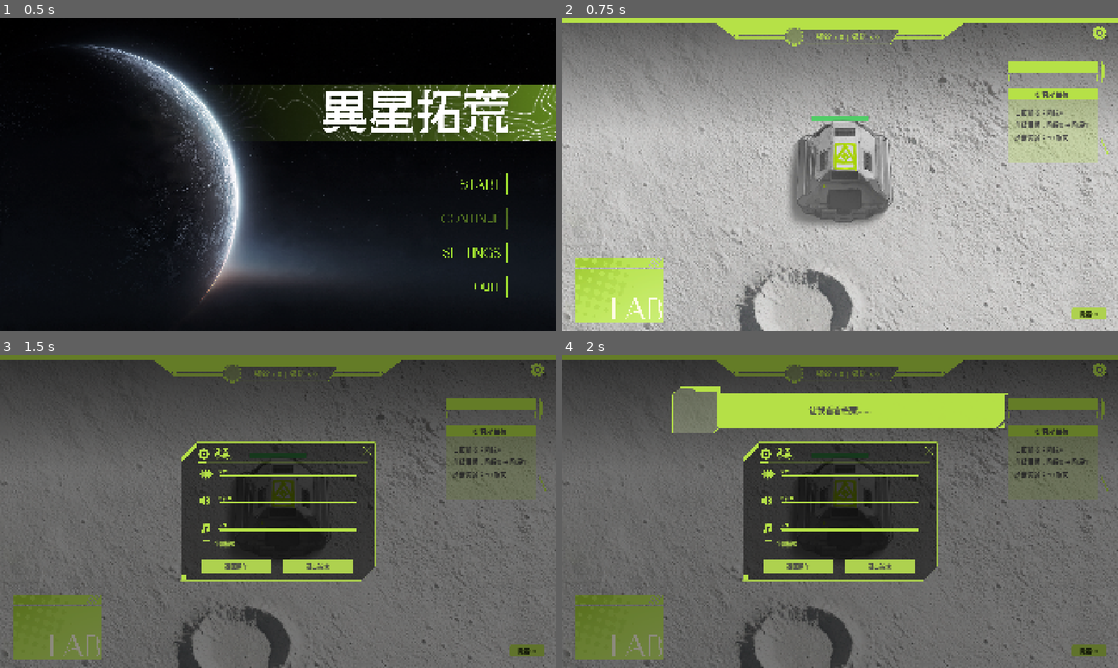
Above: before the commit, frames 1-4 (two rows, left to right).
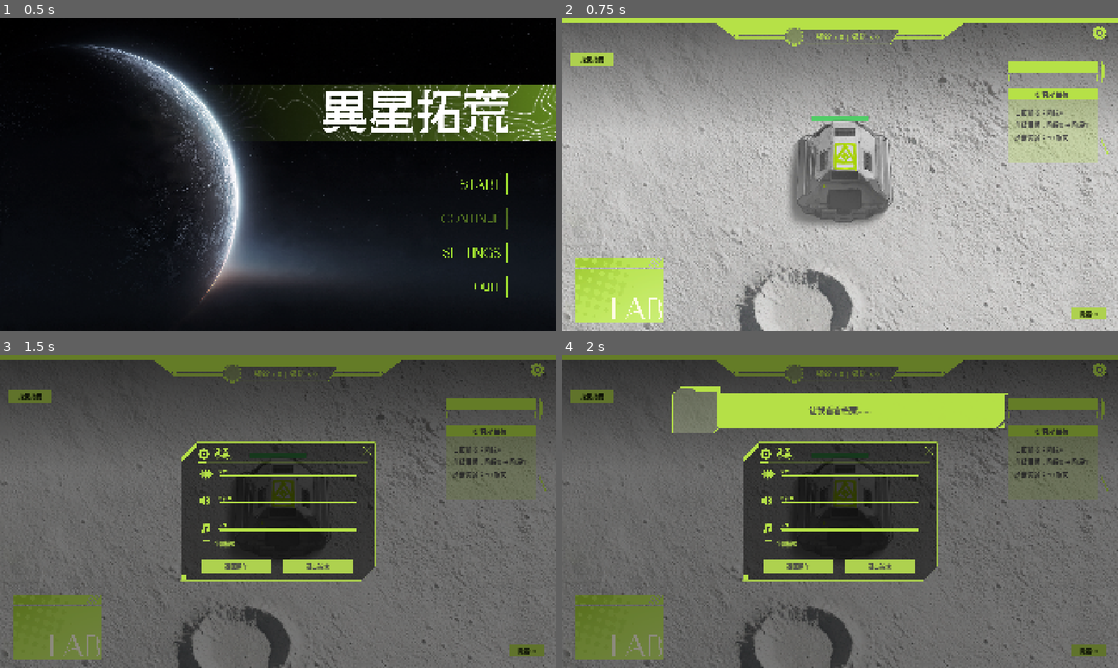
Above: after the commit, the same moments.

Repository: Relieur/David
Game: Godot game, scene res://scene/start.tscn
Two runs of this game, one before a commit and one after it. Both use one fixed random seed, a clock stepped at 60 frames per second and the inputs below.
Inputs (mouse positions are in pixels of both pictures, inside the frame that each line leads up to):
- Up to frame 1 (0.5 s): no input
- Up to frame 2 (0.75 s): click (990, 183) at 0.5 s
- Up to frame 3 (1.5 s): click (539, 370) at 1.25 s
- Up to frame 4 (2 s): no input

Frame 1 is identical in both runs. In frame 2, 0.3% of the frame differs, in the area x 1-98%, y 11-97%; in frame 3, 0.3%; in frame 4, 0.3%.

Commit message:
补丁3
造机器人要的资源数量涨的太快
炉子烧的太慢——矿堆积
炉子温度低时加一个明显的提示 （比方说加个绿色的大圈）
资源足够升级资源点的时候换一个状态
升满级的时候加一个状态
esc打开设置
按键的新手教程，可以放在主界面侧面，字体颜色#494948
添加效果：机器人挖矿完成后，矿物从矿点中飞出进入机器人
添加开始界面跟游戏主界面的bgm

Diff:
--- a/GameManager.gd
+++ b/GameManager.gd
@@ -13,6 +13,8 @@
 const SFX_DROP := preload("res://sfx/drop.mp3")
 const SFX_AMBIENT := preload("res://sfx/ambient.wav")
 const SFX_STOVE := preload("res://sfx/stove_work_sound.wav")
+const BGM_START := preload("res://sfx/start_bgm.wav")   # 开始界面背景音乐
+const BGM_GAME := preload("res://sfx/game_bgm.mp3")     # 游戏界面背景音乐
 
 const SILENT_DB := -80.0                         # 视为静音的音量（db），fade 起止点
 const SFX_FADE_IN := 0.04                        # 一次性音效渐入时长（秒）
@@ -32,6 +34,8 @@
 var _sfx2d_players: Array[AudioStreamPlayer2D] = []  # 2D 采矿音效播放器池（带距离衰减）
 var _ambient_player: AudioStreamPlayer = null     # 环境音（全局循环）
 var _ambient_db: float = -2.0
+var _bgm_player: AudioStreamPlayer = null         # 背景音乐（开始界面 / 游戏界面各一首）
+var _bgm_db: float = -6.0
 var _stove_player: AudioStreamPlayer = null       # 炉火声（任一炉燃烧时循环）
 var _stove_db: float = -12.0
 var _burning_furnaces: int = 0                    # 正在燃烧的炉子计数
@@ -80,6 +84,10 @@
 	_stove_player.volume_db = SILENT_DB
 	add_child(_stove_player)
 
+	_bgm_player = AudioStreamPlayer.new()
+	_bgm_player.volume_db = SILENT_DB
+	add_child(_bgm_player)
+
 
 # ==================== 音量控制 ====================
 # 把 0~1 的音量换算成 db 偏移：1.0 → 0dB，0.0 → 静音
@@ -97,6 +105,11 @@
 # 其他声音（炉火）当前目标音量
 func _stove_target_db() -> float:
 	return _stove_db + _vol_offset_db(_sfx_volume * _master_volume)
+
+
+# 背景音乐当前目标音量（受「音乐」与「总音量」滑块控制）
+func _bgm_target_db() -> float:
+	return _bgm_db + _vol_offset_db(_ambient_volume * _master_volume)
 
 
 # 设置总音量（0~1），同时缩放环境音与其他声音，立即平滑过渡
@@ -106,6 +119,8 @@
 		_fade_to(_ambient_player, _ambient_target_db(), 0.15)
 	if _stove_player != null and _stove_player.playing:
 		_fade_to(_stove_player, _stove_target_db(), 0.15)
+	if _bgm_player != null and _bgm_player.playing:
+		_fade_to(_bgm_player, _bgm_target_db(), 0.15)
 
 
 func get_master_volume() -> float:
@@ -117,6 +132,8 @@
 	_ambient_volume = clampf(vol, 0.0, 1.0)
 	if _ambient_player != null and _ambient_player.playing:
 		_fade_to(_ambient_player, _ambient_target_db(), 0.15)
+	if _bgm_player != null and _bgm_player.playing:
+		_fade_to(_bgm_player, _bgm_target_db(), 0.15)
 
 
 # 设置其他声音音量（0~1），炉火声立即平滑过渡，一次性音效在下次播放时生效
@@ -284,6 +301,32 @@
 	add_child(p)
 	_sfx2d_players.append(p)
 	return p
+
+
+# ==================== 背景音乐 ====================
+# 切换到指定背景音乐（同一首正在播则不重播）：淡入播放，受「音乐」与「总音量」控制
+func play_bgm(stream: AudioStream) -> void:
+	if stream == null or _bgm_player == null:
+		return
+	if _bgm_player.stream == stream and _bgm_player.playing:
+		return
+	_enable_loop(stream)
+	_bgm_player.stop()
+	_bgm_player.stream = stream
+	_bgm_player.volume_db = SILENT_DB
+	_bgm_player.play()
+	_fade_to(_bgm_player, _bgm_target_db(), AMBIENT_FADE)
+
+
+# 让 BGM 循环播放（WAV 与 MP3 的循环参数不同）
+func _enable_loop(stream: AudioStream) -> void:
+	if stream is AudioStreamWAV:
+		var wav := stream as AudioStreamWAV
+		wav.loop_mode = AudioStreamWAV.LOOP_FORWARD
+		wav.loop_begin = 0
+		wav.loop_end = int(wav.get_length() * float(wav.mix_rate))
+	elif stream is AudioStreamMP3:
+		(stream as AudioStreamMP3).loop = true
 
 
 # ==================== 环境音 ====================
--- a/scene/hud_ui.tscn
+++ b/scene/hud_ui.tscn
@@ -36,10 +36,18 @@
 
 [sub_resource type="StyleBoxFlat" id="SBF_hideui"]
 bg_color = Color(0.682353, 0.819608, 0.309804, 1)
-corner_radius_top_left = 8
-corner_radius_top_right = 8
-corner_radius_bottom_right = 8
-corner_radius_bottom_left = 8
+
+[sub_resource type="StyleBoxFlat" id="SBF_guide"]
+bg_color = Color(0.05, 0.06, 0.03, 0.95)
+border_width_left = 2
+border_width_top = 2
+border_width_right = 2
+border_width_bottom = 2
+border_color = Color(0.682353, 0.819608, 0.309804, 0.9)
+corner_radius_top_left = 10
+corner_radius_top_right = 10
+corner_radius_bottom_right = 10
+corner_radius_bottom_left = 10
 
 [sub_resource type="AtlasTexture" id="AT_sfx_icon"]
 atlas = ExtResource("13_labsfx")
@@ -289,6 +297,20 @@
 theme_override_styles/hover = SubResource("SBF_hideui")
 theme_override_styles/focus = SubResource("SBF_hideui")
 text = "隐藏UI"
+
+[node name="KeyGuideButton" type="Button" parent="." unique_id=903311482]
+layout_mode = 1
+offset_left = 30.0
+offset_top = 120.0
+offset_right = 180.0
+offset_bottom = 164.0
+theme_override_colors/font_color = Color(0.05, 0.07, 0.02, 1)
+theme_override_font_sizes/font_size = 20
+theme_override_styles/normal = SubResource("SBF_hideui")
+theme_override_styles/pressed = SubResource("SBF_hideui")
+theme_override_styles/hover = SubResource("SBF_hideui")
+theme_override_styles/focus = SubResource("SBF_hideui")
+text = "按键指南"
 
 [node name="SettingsRoot" type="Control" parent="." unique_id=1940249801]
 visible = false
--- a/script/hud_ui.gd
+++ b/script/hud_ui.gd
@@ -17,6 +17,7 @@
 @onready var _stage_progress: TextureProgressBar = $StageProgress/Fill
 @onready var _gear_button: TextureButton = $GearButton
 @onready var _hide_ui_button: Button = $HideUIButton
+@onready var _key_guide_button: Button = $KeyGuideButton
 @onready var _sustain_hint: TextureRect = $SustainHint
 @onready var _sustain_hint_label: Label = $SustainHint/Label
 @onready var _sfx_slider: HSlider = $SettingsRoot/BG/SfxSlider
@@ -27,6 +28,25 @@
 var _res_cache: Dictionary = {}    # item_type -> 上次显示的数值
 var _gear_tween: Tween
 var _ui_hidden: bool = false
+
+# ==================== 按键指南 ====================
+const KEY_GUIDE_ROWS := [
+	["W / A / S / D", "移动镜头"],
+	["空格", "镜头回到初始位置"],
+	["鼠标中键拖动", "平移地图"],
+	["鼠标滚轮", "缩放地图"],
+	["鼠标左键 · 机器人", "选中机器人"],
+	["鼠标左键 · 矿点", "已选中机器人时派它去挖矿；未选中时手动挖一块"],
+	["鼠标左键 · 精炼炉", "已选中机器人时派它去该炉卸货；未选中时鼓风加温"],
+	["鼠标左键 · 掉落物", "让掉落物自动飞回精炼炉"],
+	["鼠标右键", "取消选中机器人"],
+	["TAB", "打开 / 关闭研究所"],
+	["ESC", "打开 / 关闭设置（研究所打开时先关闭研究所）"],
+	["R", "隐藏 / 显示界面"],
+]
+const KEY_GUIDE_COLOR := Color(0.682353, 0.819608, 0.309804)      # 荧光绿：按键名
+const KEY_GUIDE_TEXT_COLOR := Color(0.86, 0.89, 0.80)            # 浅色：说明文字
+var _key_guide_root: Control = null
 
 # ==================== 上方提示框（队列播放，提示之间不互相抵消） ====================
 const SUSTAIN_DURABILITY_THRESHOLD := 0.30   # 耐久低于 30% 触发
@@ -53,6 +73,8 @@
 	$SettingsRoot/BG/QuitButton.pressed.connect(_on_quit_pressed)
 	$SettingsRoot/BG/QuitButton2.pressed.connect(_on_menu_pressed)
 	$HideUIButton.pressed.connect(_toggle_hide_ui)
+	$KeyGuideButton.pressed.connect(_toggle_key_guide)
+	_build_key_guide()
 	# 音量滑块：实时生效 + 填充条跟随
 	for slider: HSlider in [_sfx_slider, _master_slider, _music_slider]:
 		slider.value_changed.connect(func(v: float) -> void: _update_fill(slider, v))
@@ -82,6 +104,7 @@
 		$StageProgress,
 		$LabButton,
 		$GearButton,
+		$KeyGuideButton,
 	]
 
 
@@ -90,8 +113,24 @@
 		if event.keycode == KEY_R:
 			_toggle_hide_ui()
 			get_viewport().set_input_as_handled()
-		elif event.keycode == KEY_ESCAPE and _settings_root.visible:
-			_close_settings()
+		elif event.keycode == KEY_ESCAPE:
+			# 已被其它面板（如研究所）处理过就不再响应
+			if get_viewport().is_input_handled():
+				return
+			# 研究所打开时 ESC 交给它关闭，不抢事件
+			var lab := get_node_or_null("../ResearchLabUI")
+			if lab != null and lab.visible:
+				return
+			# 按键指南打开时优先关闭它
+			if _key_guide_root != null and _key_guide_root.visible:
+				_close_key_guide()
+				get_viewport().set_input_as_handled()
+				return
+			# ESC：设置面板已开则关闭，否则打开
+			if _settings_root.visible:
+				_close_settings()
+			else:
+				_toggle_settings()
 			get_viewport().set_input_as_handled()
 
 
@@ -263,9 +302,128 @@
 	return "、".join(parts)
 
 
+# ==================== 按键指南 ====================
+func _toggle_key_guide() -> void:
+	if _key_guide_root == null:
+		return
+	_key_guide_root.visible = not _key_guide_root.visible
+	if _key_guide_root.visible:
+		_settings_root.visible = false
+
+
+func _close_key_guide() -> void:
+	if _key_guide_root != null:
+		_key_guide_root.visible = false
+
+
+# 构建按键指南弹窗（按键列表改 KEY_GUIDE_ROWS 即可）
+func _build_key_guide() -> void:
+	_key_guide_root = Control.new()
+	_key_guide_root.visible = false
+	_key_guide_root.set_anchors_preset(Control.PRESET_FULL_RECT)
+	_key_guide_root.mouse_filter = Control.MOUSE_FILTER_IGNORE
+	add_child(_key_guide_root)
+
+	# 半透明遮罩：拦截背后点击，点击遮罩也可关闭
+	var dim := ColorRect.new()
+	dim.color = Color(0, 0, 0, 0.55)
+	dim.set_anchors_preset(Control.PRESET_FULL_RECT)
+	dim.mouse_filter = Control.MOUSE_FILTER_STOP
+	dim.gui_input.connect(_on_key_guide_dim_input)
+	_key_guide_root.add_child(dim)
+
+	# 居中面板
+	var panel := Panel.new()
+	panel.anchor_left = 0.5
+	panel.anchor_top = 0.5
+	panel.anchor_right = 0.5
+	panel.anchor_bottom = 0.5
+	panel.offset_left = -500.0
+	panel.offset_top = -330.0
+	panel.offset_right = 500.0
+	panel.offset_bottom = 330.0
+	panel.mouse_filter = Control.MOUSE_FILTER_STOP
+	var style := StyleBoxFlat.new()
+	style.bg_color = Color(0.05, 0.06, 0.03, 0.95)
+	style.border_color = Color(KEY_GUIDE_COLOR, 0.9)
+	style.set_border_width_all(2)
+	style.set_corner_radius_all(10)
+	panel.add_theme_stylebox_override("panel", style)
+	_key_guide_root.add_child(panel)
+
+	var title := Label.new()
+	title.text = "按键指南"
+	title.anchor_right = 1.0
+	title.offset_top = 18.0
+	title.offset_bottom = 62.0
+	title.add_theme_font_size_override("font_size", 30)
+	title.add_theme_color_override("font_color", KEY_GUIDE_COLOR)
+	title.horizontal_alignment = HORIZONTAL_ALIGNMENT_CENTER
+	title.mouse_filter = Control.MOUSE_FILTER_IGNORE
+	panel.add_child(title)
+
+	# 关闭按钮
+	var close_btn := TextureButton.new()
+	close_btn.texture_normal = load("res://art/SettingsPanel/UI_Btn_Close.png")
+	close_btn.ignore_texture_size = true
+	close_btn.stretch_mode = TextureButton.STRETCH_SCALE
+	close_btn.anchor_left = 1.0
+	close_btn.anchor_right = 1.0
+	close_btn.offset_left = -60.0
+	close_btn.offset_top = 14.0
+	close_btn.offset_right = -20.0
+	close_btn.offset_bottom = 54.0
+	close_btn.pressed.connect(_close_key_guide)
+	panel.add_child(close_btn)
+
+	# 按键行
+	var rows := VBoxContainer.new()
+	rows.anchor_right = 1.0
+	rows.anchor_bottom = 1.0
+	rows.offset_left = 46.0
+	rows.offset_top = 84.0
+	rows.offset_right = -46.0
+	rows.offset_bottom = -28.0
+	rows.add_theme_constant_override("separation", 10)
+	rows.mouse_filter = Control.MOUSE_FILTER_IGNORE
+	panel.add_child(rows)
+
+	for row_data in KEY_GUIDE_ROWS:
+		var row := HBoxContainer.new()
+		row.add_theme_constant_override("separation", 24)
+		row.mouse_filter = Control.MOUSE_FILTER_IGNORE
+
+		var key_label := Label.new()
+		key_label.text = String(row_data[0])
+		key_label.custom_minimum_size = Vector2(250.0, 0.0)
+		key_label.add_theme_font_size_override("font_size", 22)
+		key_label.add_theme_color_override("font_color", KEY_GUIDE_COLOR)
+		key_label.mouse_filter = Control.MOUSE_FILTER_IGNORE
+		row.add_child(key_label)
+
+		var desc := Label.new()
+		desc.text = String(row_data[1])
+		desc.size_flags_horizontal = Control.SIZE_EXPAND_FILL
+		desc.add_theme_font_size_override("font_size", 21)
+		desc.add_theme_color_override("font_color", KEY_GUIDE_TEXT_COLOR)
+		desc.autowrap_mode = TextServer.AUTOWRAP_WORD_SMART
+		desc.mouse_filter = Control.MOUSE_FILTER_IGNORE
+		row.add_child(desc)
+
+		rows.add_child(row)
+
+
+func _on_key_guide_dim_input(event: InputEvent) -> void:
+	if event is InputEventMouseButton and event.pressed and event.button_index == MOUSE_BUTTON_LEFT:
+		_close_key_guide()
+		get_viewport().set_input_as_handled()
+
+
 # ==================== 设置面板 ====================
 func _toggle_settings() -> void:
 	_settings_root.visible = not _settings_root.visible
+	if _settings_root.visible:
+		_close_key_guide()
 
 
 func _on_sfx_volume_changed(value: float) -> void:
@@ -299,9 +457,10 @@
 	_ui_hidden = not _ui_hidden
 	for el in _hud_elements:
 		el.visible = not _ui_hidden
-	# 隐藏时同时收起设置面板，避免残留半透明遮罩
+	# 隐藏时同时收起设置 / 按键指南面板，避免残留半透明遮罩
 	if _ui_hidden:
 		_settings_root.visible = false
+		_close_key_guide()
 		_hide_ui_button.text = "显示UI"
 	else:
 		_hide_ui_button.text = "隐藏UI"
--- a/script/intro_dialogue.gd
+++ b/script/intro_dialogue.gd
@@ -16,6 +16,7 @@
 	"你需要亲自去挖那些矿（鼠标连续点击）",
 	"并投进炉子里（点击掉落物）",
 	"先收集五个矿吧",
+	"不明白可以点击左上角按钮查看按键指南",
 ]
 
 ## 烧出 5 个铜锭后播放的引导
--- a/script/refining_furnace.gd
+++ b/script/refining_furnace.gd
@@ -31,6 +31,7 @@
 const FAN_COOLDOWN := 0.35         # 鼓风冷却（秒），防连点瞬满
 const HEAT_MIN_EFFICIENCY := 0.4   # 炉温归零时的最低烧制效率（不至于完全停摆）
 const HEAT_WARN_RATIO := 0.3       # 低于这个比例时炉温条变红并提示鼓风
+const WARN_RING_COLOR := Color(0.682353, 0.819608, 0.309804)  # 低炉温提示光圈 #aed14f
 
 @onready var collision_shape_2d: CollisionShape2D = $CollisionShape2D
 @onready var sprite_2d: Sprite2D = $Sprite2D
@@ -46,6 +47,7 @@
 var _burning: bool = false           # 本炉是否正在燃烧（用于炉火音效的启停判断）
 var _heat: float = HEAT_MAX          # 当前炉温（0~100）
 var _fan_cooldown: float = 0.0       # 鼓风冷却计时
+var _warn_pulse: float = 0.0         # 低炉温光圈呼吸相位
 
 
 func _ready() -> void:
@@ -196,6 +198,10 @@
 		_fan_cooldown = maxf(0.0, _fan_cooldown - delta)
 	var burning := _ore_stock > 0
 	_set_burning(burning)
+	# 炉温低于 30：光圈呼吸提示，需要每帧重绘
+	if _heat <= HEAT_MAX * HEAT_WARN_RATIO:
+		_warn_pulse += delta
+		dirty = true
 	if _ore_stock > 0:
 		# 炉温只在燃烧时下降（空炉不惩罚），并同步火焰表现
 		var prev_heat := _heat
@@ -317,7 +323,7 @@
 	return DOUBLE_SMELT_BASE_CHANCE + CRIT_CHANCE_PER_LEVEL * float(crit_level)
 
 
-# 当前烧制耗时：基础 1.5 秒，每级「煅烧速度」-0.25 秒
+# 当前烧制耗时：基础 2.0 秒，每级「煅烧速度」-0.25 秒
 func _get_smelt_interval() -> float:
 	var level := GameManager.get_tech_level("smelt_speed")
 	return SMELT_INTERVAL_BASE - SMELT_TIME_PER_LEVEL * float(level)
@@ -345,6 +351,9 @@
 		draw_rect(Rect2(-bar_w * 0.5, bar_y, bar_w * ratio, bar_h), Color(0.95, 0.62, 0.15, 0.95))
 	# 炉温条：常驻显示在烧制进度条下方，是玩家的主要操作目标
 	_draw_heat_bar(bar_y + 12.0)
+	# 炉温低于 30：炉体周围加一圈荧光绿提示光圈
+	if _heat <= HEAT_MAX * HEAT_WARN_RATIO:
+		_draw_warn_ring()
 	# 烧制完成的「+N」：在进度条上方升起并淡出
 	if _floaters.is_empty():
 		return
@@ -367,25 +376,30 @@
 		)
 
 
-# 炉温条：颜色 绿 → 黄 → 红，过红时在右侧提示「点击鼓风」
+# 炉温条：颜色 绿 → 黄 → 红
 func _draw_heat_bar(y: float) -> void:
 	var r := get_heat_ratio()
 	var bar_w := 96.0
 	var bar_h := 8.0
 	draw_rect(Rect2(-bar_w * 0.5, y, bar_w, bar_h), Color(0.12, 0.12, 0.12, 0.85))
 	draw_rect(Rect2(-bar_w * 0.5, y, bar_w * r, bar_h), _heat_color(r))
-	if r <= HEAT_WARN_RATIO:
-		var font := ThemeDB.fallback_font
-		if font != null:
-			draw_string(
-				font,
-				Vector2(bar_w * 0.5 + 6.0, y + bar_h),
-				"点击鼓风",
-				HORIZONTAL_ALIGNMENT_LEFT,
-				120.0,
-				18,
-				Color(0.95, 0.35, 0.25, 1.0)
-			)
+
+
+# 低炉温提示光圈：荧光绿（#aed14f）多层圆环 + 呼吸脉动，画在炉体外圈
+func _draw_warn_ring() -> void:
+	# 半径外扩，保证加粗后的圆环不被炉体贴图盖住
+	var radius := maxf(_get_half_height(), 96.0) + 48.0
+	var pulse := 0.5 + 0.5 * sin(_warn_pulse * 4.0)
+	var alpha := lerpf(0.70, 1.0, pulse)
+	var base := WARN_RING_COLOR.lerp(Color.WHITE, 0.15)   # 整体提亮
+	var core := WARN_RING_COLOR.lerp(Color.WHITE, 0.60)   # 内层更亮，增强醒目度
+	# 外层柔光 → 内层亮边，叠出泛光效果
+	draw_arc(Vector2.ZERO, radius, 0.0, TAU, 64,
+		Color(base.r, base.g, base.b, alpha * 0.30), 40.0, true)
+	draw_arc(Vector2.ZERO, radius, 0.0, TAU, 64,
+		Color(base.r, base.g, base.b, alpha * 0.55), 24.0, true)
+	draw_arc(Vector2.ZERO, radius, 0.0, TAU, 64,
+		Color(core.r, core.g, core.b, alpha), 8.0, true)
 
 
 # 炉温条颜色：高=绿，中=黄，低=红
--- a/script/research_lab_ui.gd
+++ b/script/research_lab_ui.gd
@@ -81,8 +81,11 @@
 const LINE_UNLOCKED := Color(0.682353, 0.819608, 0.309804, 0.95)  # AED14F
 const LINE_LOCKED := Color(0.682353, 0.819608, 0.309804, 0.30)    # AED14F 低透明 = 明暗区分
 const NODE_MAXED := Color(1.0, 1.0, 1.0)
-const NODE_AVAILABLE := Color(1.0, 1.0, 1.0)
 const NODE_LOCKED := Color(0.4, 0.44, 0.4)
+const NODE_READY := Color(0.72, 0.76, 0.70)      # 阶段已达标（绿 / 红圈）：介于满级亮色与锁暗之间
+const RING_MAXED := Color(0.25, 0.62, 1.0, 0.95)   # 满级 / 已解锁（无法再升级）的蓝色光圈
+const RING_UPGRADEABLE := Color(0.45, 0.95, 0.42, 0.95)  # 满足升级条件、可立即升级的绿色光圈
+const RING_NO_RES := Color(0.95, 0.32, 0.28, 0.95)       # 研究所阶段已达标但资源不足的红色光圈
 
 const TEX_DESC_BG := ART + "UI_TechTree_DescBG.png"
 const TEX_UPGRADE_BTN := ART + "UI_TechTree_UpgradeBtn.png"
@@ -92,6 +95,7 @@
 var _lines: Node2D                # 连线层（draw 信号绘制）
 var _nodes: Dictionary = {}       # tech_id -> Control（TextureButton 或「?」占位 Panel）
 var _node_badges: Dictionary = {} # tech_id -> 等级小字 Label
+var _node_rings: Dictionary = {}  # tech_id -> 满级 / 已解锁蓝色光圈 Panel
 
 # 介绍框（挂到每个节点下方，悬停时显隐，画面不再移动）
 var _desc_root: Control
@@ -260,6 +264,24 @@
 	_view_root.add_child(node)
 	_nodes[tid] = node
 
+	# 满级 / 已解锁（无法再升级）时套在图标外的蓝色光圈
+	var ring_inset := 5.0
+	var ring_size := NODE_SIZE + ring_inset * 2.0
+	var ring := Panel.new()
+	ring.mouse_filter = Control.MOUSE_FILTER_IGNORE
+	ring.position = Vector2(-ring_inset, -ring_inset)
+	ring.size = Vector2(ring_size, ring_size)
+	var ring_style := StyleBoxFlat.new()
+	ring_style.bg_color = Color(0, 0, 0, 0)
+	ring_style.draw_center = false
+	ring_style.border_color = RING_MAXED
+	ring_style.set_border_width_all(3)
+	ring_style.set_corner_radius_all(int(ring_size * 0.5))
+	ring.add_theme_stylebox_override("panel", ring_style)
+	ring.visible = false
+	node.add_child(ring)
+	_node_rings[tid] = ring
+
 	# 节点下方等级小字
 	var badge := Label.new()
 	badge.add_theme_font_size_override("font_size", 13)
@@ -529,10 +551,26 @@
 		return
 	var lv: int = GameManager.get_tech_level(tid)
 	var max_lv: int = GameManager.get_tech_max_level(tid)
+	# 满级 / 一次性科技已解锁 → 蓝色；当前可升级 → 绿色；阶段达标但资源不足 → 红色（同一尺寸光圈）
+	var ring: Panel = _node_rings.get(tid)
+	if ring != null:
+		var maxed: bool = lv >= max_lv
+		var upgradeable: bool = not maxed and GameManager.can_unlock_tech(tid)
+		var no_res: bool = not maxed and not upgradeable and _stage_ok(tid) and not _resources_ok(tid)
+		ring.visible = maxed or upgradeable or no_res
+		if ring.visible:
+			var ring_style := ring.get_theme_stylebox("panel") as StyleBoxFlat
+			if maxed:
+				ring_style.border_color = RING_MAXED
+			elif upgradeable:
+				ring_style.border_color = RING_UPGRADEABLE
+			else:
+				ring_style.border_color = RING_NO_RES
 	if lv >= max_lv:
 		node.modulate = NODE_MAXED
-	elif GameManager.can_unlock_tech(tid):
-		node.modulate = NODE_AVAILABLE
+	elif _stage_ok(tid):
+		# 绿圈 / 红圈（阶段已达标）的升级项：图标取满级亮色与锁暗之间的中间亮度
+		node.modulate = NODE_READY
 	else:
 		node.modulate = NODE_LOCKED
 	if max_lv > 1:
@@ -541,6 +579,24 @@
 		badge.text = "已解锁"
 	else:
 		badge.text = ""
+
+
+# 该科技下一级的研究所阶段要求是否已满足（与 GameManager.can_unlock_tech 判定一致）
+func _stage_ok(tid: String) -> bool:
+	var tech: Dictionary = GameManager.TECHS.get(tid, {})
+	var n: int = GameManager.get_tech_level(tid)
+	var arr: Array = tech.get("lab_stages", [])
+	var need_stage: int = int(arr[clampi(n, 0, arr.size() - 1)]) if arr.size() > 0 else int(tech.get("lab_stage", 0))
+	return need_stage <= GameManager.lab_stage
+
+
+# 该科技下一级的资源是否足够
+func _resources_ok(tid: String) -> bool:
+	var cost := GameManager.get_tech_cost(tid)
+	for item_type in cost:
+		if GameManager.get_count(String(item_type)) < int(cost[item_type]):
+			return false
+	return true
 
 
 func _refresh_lab_panel() -> void:
--- a/script/robot.gd
+++ b/script/robot.gd
@@ -11,10 +11,12 @@
 @export var deposit_range: float = 200.0     # 卸货判定距离：需大于炉体硬碰撞体(SolidBody 240×240，对角半宽约170+机器人半径22)，
 											 # 否则机器人直线冲炉被硬碰撞挡住，永远到不了卸货点卡在炉前
 
-# 挖到矿时头顶的「+1」浮动字
-const FLOATING_TEXT_SCENE: PackedScene = preload("res://scene/floating_text.tscn")
-const MINE_FLOATER_COLOR := Color(0.45, 0.95, 0.42, 1.0)   # 绿色：采到矿物
-const MINE_FLOATER_OFFSET_Y := -52.0                        # 浮在机器人头顶
+# 挖到矿时从头顶飞出、再飞进机器人身体的矿物图标
+const MINE_ITEM_TEXTURE: Texture2D = preload("res://art/Ore/Item_Ore.png")
+const MINE_ITEM_OFFSET := Vector2(0.0, -52.0)   # 出现位置：机器人头顶
+const MINE_ITEM_POP_SCALE := 0.7                # 弹出后的显示大小
+const MINE_ITEM_POP_TIME := 0.15                # 弹出耗时
+const MINE_ITEM_FLY_TIME := 0.35                # 飞入机器人耗时
 
 # ==================== 节点引用 ====================
 @onready var anim: AnimatedSprite2D = $AnimatedSprite2D
@@ -423,7 +425,7 @@
 			break
 		if ore.mine():
 			_carry_count += 1
-			_spawn_mine_floater()
+			_spawn_mine_item()
 			print("机器人 %s 采到矿，携带 %d / %d" % [name, _carry_count, carry_capacity])
 
 	if is_instance_valid(ore):
@@ -446,16 +448,25 @@
 		_state = State.IDLE
 
 
-# 挖到矿时在头顶弹出绿色「+1」（挂到场景根，用世界坐标，不随机器人一起消失）
-func _spawn_mine_floater() -> void:
-	var scene_root: Node = get_tree().current_scene
-	if scene_root == null:
-		return
-	var ft := FLOATING_TEXT_SCENE.instantiate() as FloatingText
-	if ft == null:
-		return
-	scene_root.add_child(ft)
-	ft.setup("+1", MINE_FLOATER_COLOR, global_position + Vector2(0.0, MINE_FLOATER_OFFSET_Y))
+# 挖到矿时：头顶弹出矿物图标，再飞进机器人身体（挂在机器人下，自动跟随移动）
+func _spawn_mine_item() -> void:
+	var item := Sprite2D.new()
+	item.texture = MINE_ITEM_TEXTURE
+	item.z_index = 1                        # 画在机器人动画之上
+	item.position = MINE_ITEM_OFFSET
+	item.scale = Vector2.ZERO
+	add_child(item)
+
+	var tw := create_tween()
+	# 先弹出
+	tw.tween_property(item, "scale", Vector2(MINE_ITEM_POP_SCALE, MINE_ITEM_POP_SCALE), MINE_ITEM_POP_TIME) \
+		.set_trans(Tween.TRANS_BACK).set_ease(Tween.EASE_OUT)
+	# 再一边飞向身体一边缩小消失
+	tw.tween_property(item, "position", Vector2(0.0, -12.0), MINE_ITEM_FLY_TIME) \
+		.set_trans(Tween.TRANS_SINE).set_ease(Tween.EASE_IN)
+	tw.parallel().tween_property(item, "scale", Vector2.ZERO, MINE_ITEM_FLY_TIME) \
+		.set_trans(Tween.TRANS_SINE).set_ease(Tween.EASE_IN)
+	tw.tween_callback(item.queue_free)
 
 
 # ==================== 卸货 ====================
--- a/script/start.gd
+++ b/script/start.gd
@@ -47,6 +47,8 @@
 
 
 func _ready() -> void:
+	# 开始界面背景音乐
+	GameManager.play_bgm(GameManager.BGM_START)
 	# ---- 主菜单按钮：hover 展开 + 点击 ----
 	var main_buttons := {
 		"start": $Buttons/StartButton,
--- a/script/wolrd.gd
+++ b/script/wolrd.gd
@@ -39,6 +39,8 @@
 
 
 func _ready() -> void:
+	# 游戏界面背景音乐
+	GameManager.play_bgm(GameManager.BGM_GAME)
 	generate_world()
 	_scatter_decorations()
 	# 精炼炉：位置完全按场景里手动摆放的位置来（不再自动居中 / 自动散布），
Not shown, added: sfx/game_bgm.mp3.import
Not shown, added: sfx/start_bgm.wav.import
Not shown, added: sfx/game_bgm.mp3
Not shown, added: sfx/start_bgm.wav
